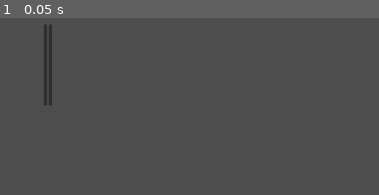
Above: before the commit, frame 1.
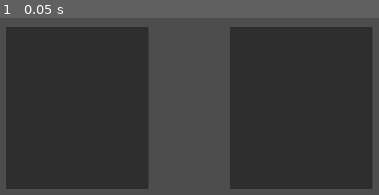
Above: after the commit, the same moment.

Repository: chenshanhorng-blip/Mini-IT-Project
Game: Godot game, scene res://princess.tscn
The game is run twice, just before and just after one commit, with the same random seed, the same clock (stepped at 60 frames per second) and the same inputs.
Inputs:
- Up to frame 1 (0.05 s): no input

The runs differ from the first frame. In frame 1, 68% of the frame differs, in the area x 1-99%, y 3-97%.

Commit message:
update princess game files

Diff:
--- a/princessgame/character selection.gd
+++ b/princessgame/character selection.gd
@@ -9,13 +9,16 @@
 	selected_character = Create_Character.Create_Character(
 		Create_Character.CharacterType.BOAR_PRINCESS
 	)
+	Global.player1_character=selected_character
 	print("Selected princess")
 	selected_character.print_stat()
-
+	get_tree().change_scene_to_file("res://scene_movement/player1_movement.tscn")
 
 func select_teaeggknight():
 	selected_character = Create_Character.Create_Character(
 		Create_Character.CharacterType.TEA_EGG_KNIGHT
 	)
+	Global.player1_character=selected_character
 	print("Selected knight")
 	selected_character.print_stat()
+	get_tree().change_scene_to_file("res://scene_movement/player1_movement.tscn")
--- a/princessgame/character system/characterstat.gd
+++ b/princessgame/character system/characterstat.gd
@@ -11,7 +11,6 @@
 @export var base_attack:int= 20
 @export var base_max_shield:int= 10
 @export var base_movement:int= 30
-
 var current_max_health:int
 var current_attack:int
 var current_max_shield:int
--- /dev/null
+++ b/princessgame/character system/player1script.gd
@@ -0,0 +1,20 @@
+extends CharacterBody2D
+
+@export var speed = 300.0
+@onready var sprite = $Sprite2D
+var stat = null
+func _ready():
+	if Global.player1_character != null:
+		stat = Global.player1_character
+		speed = stat.current_movement
+		print("Using character:", stat.character_name)
+		print("Speed:", stat.current_movement)
+
+func _physics_process(delta):
+	var direction = Input.get_vector("p1_left", "p1_right", "p1_up", "p1_down")
+	velocity = direction * speed
+
+	if direction.x !=0:
+		sprite.flip_h = direction.x<0
+
+	move_and_slide()
--- /dev/null
+++ b/princessgame/character system/player2_script.gd
@@ -0,0 +1,15 @@
+extends CharacterBody2D
+
+@export var speed = 300.0
+
+@onready var sprite = $Sprite2D
+
+func _physics_process(delta):
+	var direction = Input.get_vector("p2_left", "p2_right", "p2_up", "p2_down")
+
+	velocity = direction * speed
+
+	if direction.x != 0:
+		sprite.flip_h = direction.x < 0
+
+	move_and_slide()
--- /dev/null
+++ b/princessgame/global.gd
@@ -0,0 +1,2 @@
+extends Node
+var player1_character: CharacterStat = null
--- /dev/null
+++ b/princessgame/player1_movement.tscn
@@ -0,0 +1,18 @@
+[gd_scene format=3 uid="uid://bppqkhfcmcoi8"]
+
+[ext_resource type="Script" uid="uid://cdr6afjirxyb5" path="res://script_movement/player1script.gd" id="1_u017l"]
+[ext_resource type="Texture2D" uid="uid://bfjpenbpiwplc" path="res://icon.svg" id="2_1e58s"]
+
+[sub_resource type="RectangleShape2D" id="RectangleShape2D_kmddl"]
+size = Vector2(270, 255)
+
+[node name="CharacterBody2D" type="CharacterBody2D" unique_id=1652265376]
+script = ExtResource("1_u017l")
+
+[node name="CollisionShape2D" type="CollisionShape2D" parent="." unique_id=375951171]
+position = Vector2(589, 312.5)
+shape = SubResource("RectangleShape2D_kmddl")
+
+[node name="Sprite2D" type="Sprite2D" parent="." unique_id=806641159]
+position = Vector2(590, 310)
+texture = ExtResource("2_1e58s")
--- /dev/null
+++ b/princessgame/player2_movement.tscn
@@ -0,0 +1,18 @@
+[gd_scene format=3 uid="uid://b67u1c0s7kf0u"]
+
+[ext_resource type="Script" uid="uid://dwjjoaohw07n3" path="res://script_movement/player2_script.gd" id="1_gdahf"]
+[ext_resource type="Texture2D" uid="uid://bfjpenbpiwplc" path="res://icon.svg" id="2_m7pod"]
+
+[sub_resource type="RectangleShape2D" id="RectangleShape2D_i1viu"]
+size = Vector2(276, 208)
+
+[node name="CharacterBody2D" type="CharacterBody2D" unique_id=882968177]
+script = ExtResource("1_gdahf")
+
+[node name="CollisionShape2D" type="CollisionShape2D" parent="." unique_id=2133410833]
+position = Vector2(521, 269)
+shape = SubResource("RectangleShape2D_i1viu")
+
+[node name="Sprite2D" type="Sprite2D" parent="." unique_id=1859608395]
+position = Vector2(520, 268)
+texture = ExtResource("2_m7pod")
--- a/princessgame/princess.tscn
+++ b/princessgame/princess.tscn
@@ -3,26 +3,45 @@
 [ext_resource type="Script" uid="uid://bsxac8rlmnapj" path="res://character system/avoid character bug.gd" id="2_xtddm"]
 [ext_resource type="Script" uid="uid://dc3olevbjxhkv" path="res://character selection.gd" id="2_y80dd"]
 
-[node name="Princess and knight stats" type="Node2D" unique_id=1004763527]
-position = Vector2(400, 192)
+[node name="Princess and knight stats" type="Control" unique_id=695659331]
+layout_mode = 3
+anchors_preset = 15
+anchor_right = 1.0
+anchor_bottom = 1.0
+grow_horizontal = 2
+grow_vertical = 2
 script = ExtResource("2_xtddm")
 
 [node name="button for player selection page" type="Control" parent="." unique_id=1536292257]
-layout_mode = 3
-anchors_preset = 0
+layout_mode = 1
+anchors_preset = 15
+anchor_right = 1.0
+anchor_bottom = 1.0
+grow_horizontal = 2
+grow_vertical = 2
 script = ExtResource("2_y80dd")
 
-[node name="HBoxContainer" type="HBoxContainer" parent="button for player selection page" unique_id=1845951789]
+[node name="HBoxContainer" type="HBoxContainer" parent="button for player selection page" unique_id=1893909546]
 layout_direction = 2
-layout_mode = 0
-offset_left = -24.0
-offset_top = -48.0
-offset_right = 496.0
-offset_bottom = 152.0
+layout_mode = 1
+anchors_preset = 8
+anchor_left = 0.5
+anchor_top = 0.5
+anchor_right = 0.5
+anchor_bottom = 0.5
+offset_left = -450.0
+offset_top = -200.0
+offset_right = 450.0
+offset_bottom = 200.0
+grow_horizontal = 2
+grow_vertical = 2
+theme_override_constants/separation = 200
 alignment = 1
 
 [node name="Boar_Princess_Button" type="Button" parent="button for player selection page/HBoxContainer" unique_id=1517006653]
+custom_minimum_size = Vector2(350, 400)
 layout_mode = 2
 
 [node name="Knight_Button" type="Button" parent="button for player selection page/HBoxContainer" unique_id=1159223661]
+custom_minimum_size = Vector2(350, 400)
 layout_mode = 2
--- a/princessgame/project.godot
+++ b/princessgame/project.godot
@@ -14,11 +14,21 @@
 run/main_scene="uid://bwhxq81dupo1c"
 config/features=PackedStringArray("4.6", "GL Compatibility")
 
+[autoload]
+
+Global="*uid://b3a3m43ftqwji"
+
 [display]
 
 window/size/viewport_width=1965
 window/size/viewport_height=700
 window/size/mode=3
+
+[file_customization]
+
+folder_colors={
+"res://character system/": "pink"
+}
 
 [physics]
 
Not shown, added: princessgame/character system/player1script.gd.uid
Not shown, added: princessgame/character system/player2_script.gd.uid
Not shown, added: princessgame/export_presets.cfg
Not shown, added: princessgame/global.gd.uid
